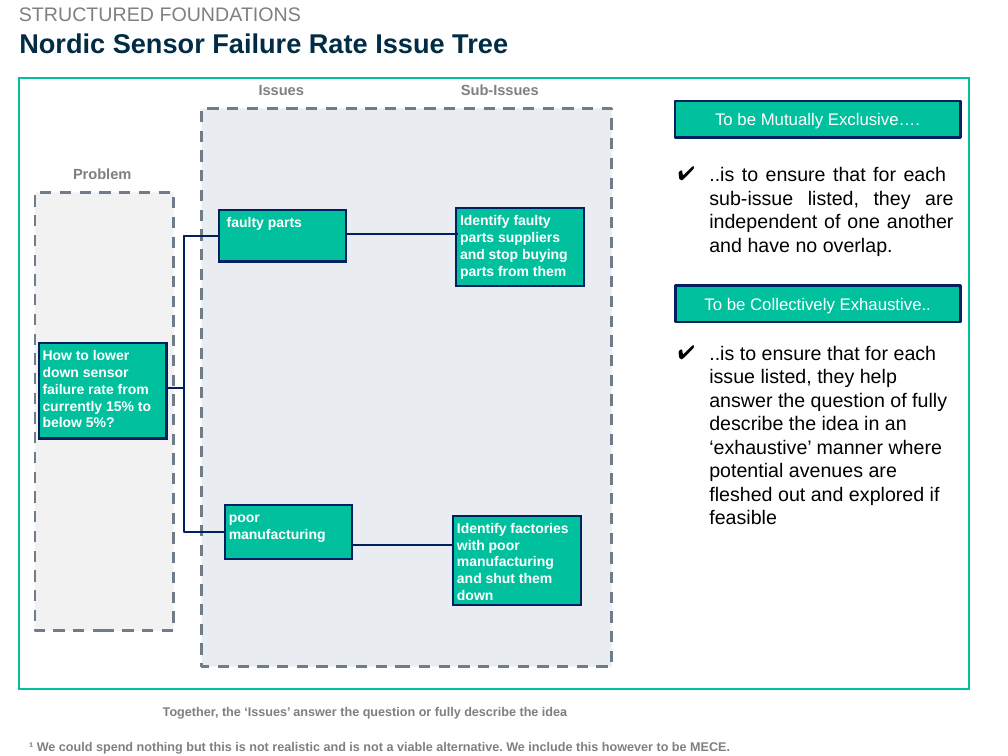
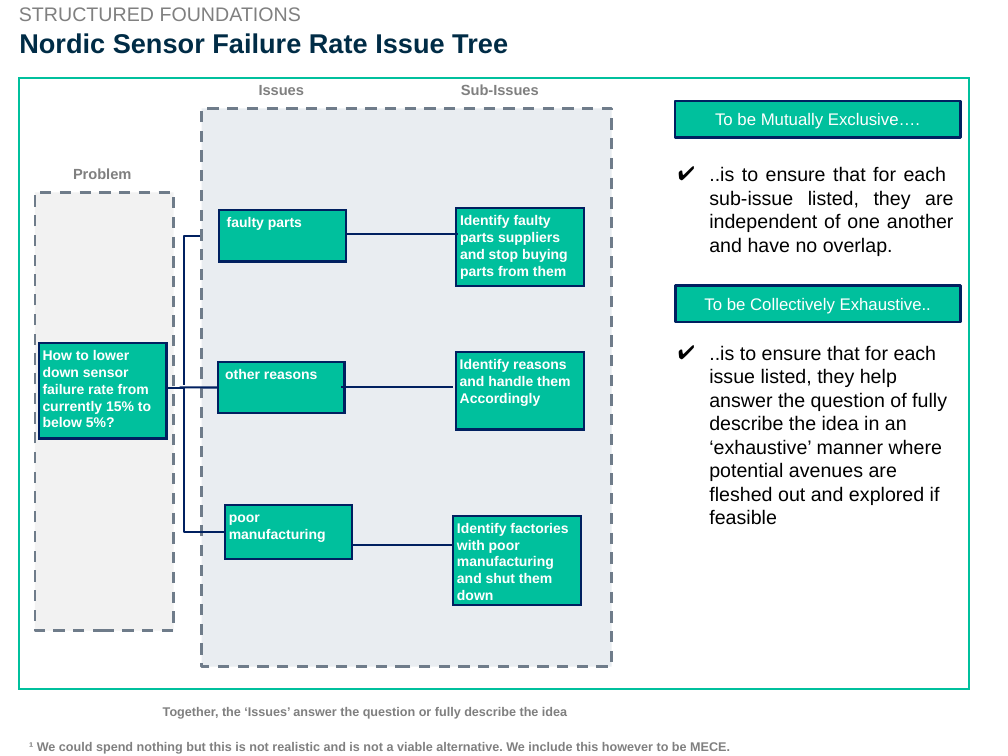
Before and after one commit to xinwang-us/Issue-Trees, a slide deck: slide 1 of Nordic Sensing Issue Tree.pptx. Drawn at 1008x756 pixels with LibreOffice and Linux fonts; fonts in the diff are those of the drawing. Boxes give left, top, right and bottom in pixels: in the first picture for what was removed or moved away, otherwise in the second. Text is boxed around its words. In the diff, an @@ line names an element or a change of style, - is before the commit and + after.

```diff
--- a/Nordic Sensing Issue Tree.pptx
+++ b/Nordic Sensing Issue Tree.pptx
@@ elbow line removed from (219, 236) to (183, 388) @@
@@ rectangle added at (456,352,584,429), fill #00C09D, outline #002060 1.5 pt, 10 pt, text #FFFFFF, bold @@
+Identify reasons and handle them
+Accordingly
@@ line added from (179, 387) to (218, 387), #002060 1.5 pt @@
@@ rectangle added at (218,362,345,413), fill #00C09D, outline #002060 1.5 pt, 10 pt, text #FFFFFF, bold @@
+other reasons
@@ line added from (342, 387) to (454, 387), #002060 1.5 pt @@
```
